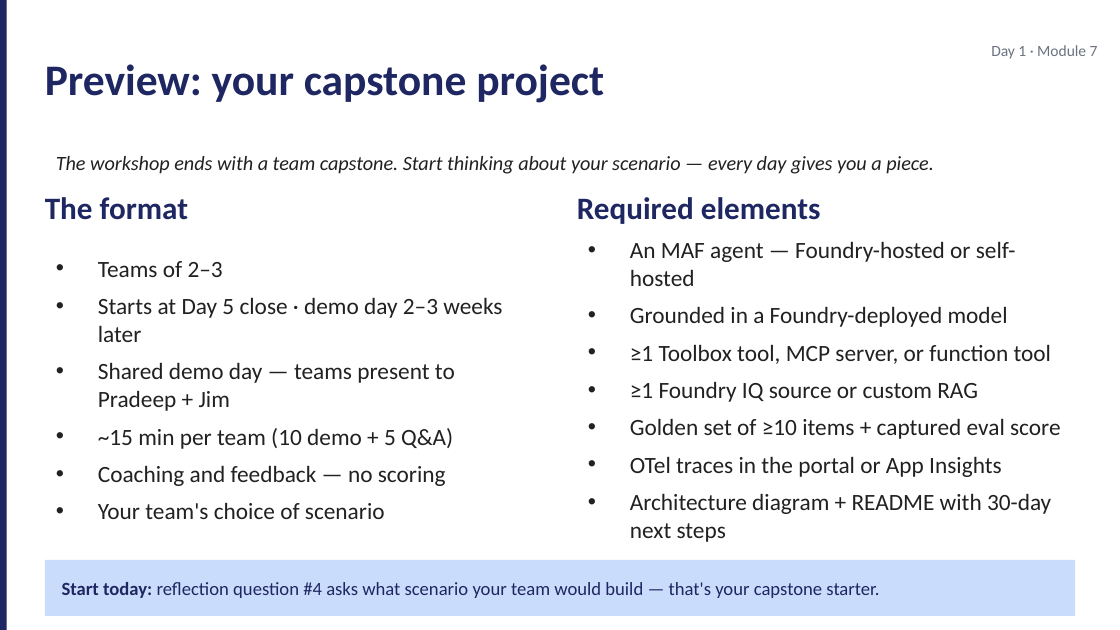
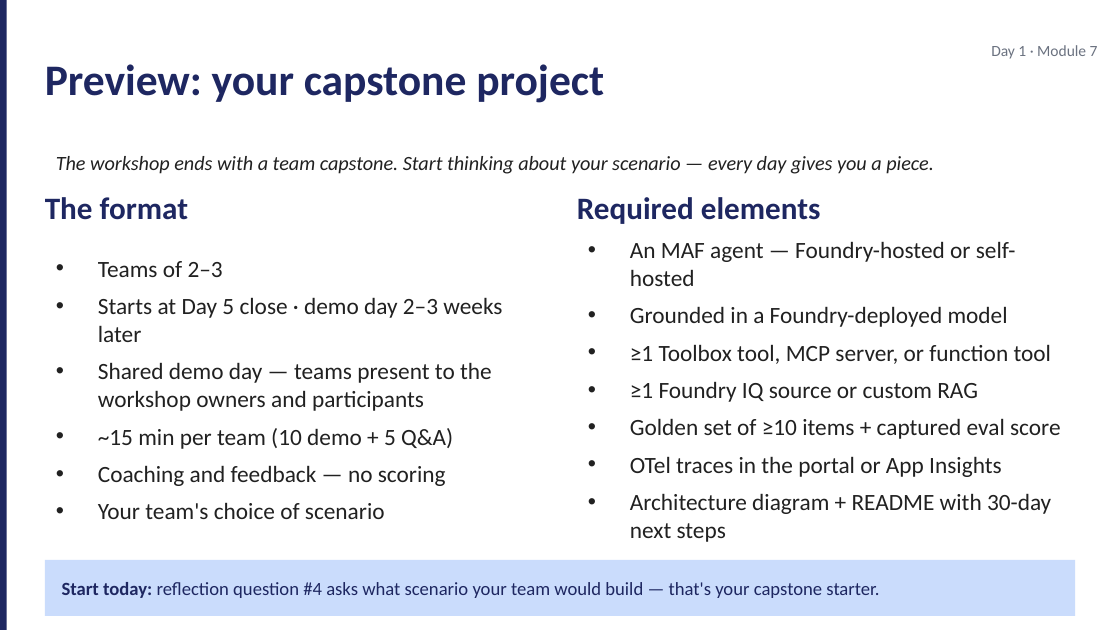
Before and after one commit to JimPiquant/Building-AI-Apps-and-Agents, a slide deck: slide 9 of decks/day1/module-7-lab-kickoff.pptx. Drawn at 1120x630 pixels with LibreOffice and Linux fonts; fonts in the diff are those of the drawing. Boxes give left, top, right and bottom in pixels: in the first picture for what was removed or moved away, otherwise in the second. Text is boxed around its words. In the diff, an @@ line names an element or a change of style, - is before the commit and + after.

```diff
--- a/decks/day1/module-7-lab-kickoff.pptx
+++ b/decks/day1/module-7-lab-kickoff.pptx
@@ text at <box>98,362,492,411</box>: text changed @@
-• Shared demo day — teams present to Pradeep + Jim
+• Shared demo day — teams present to the workshop owners and participants
```
Also in this commit, not shown: 2 other slides changed, 16 other files.
